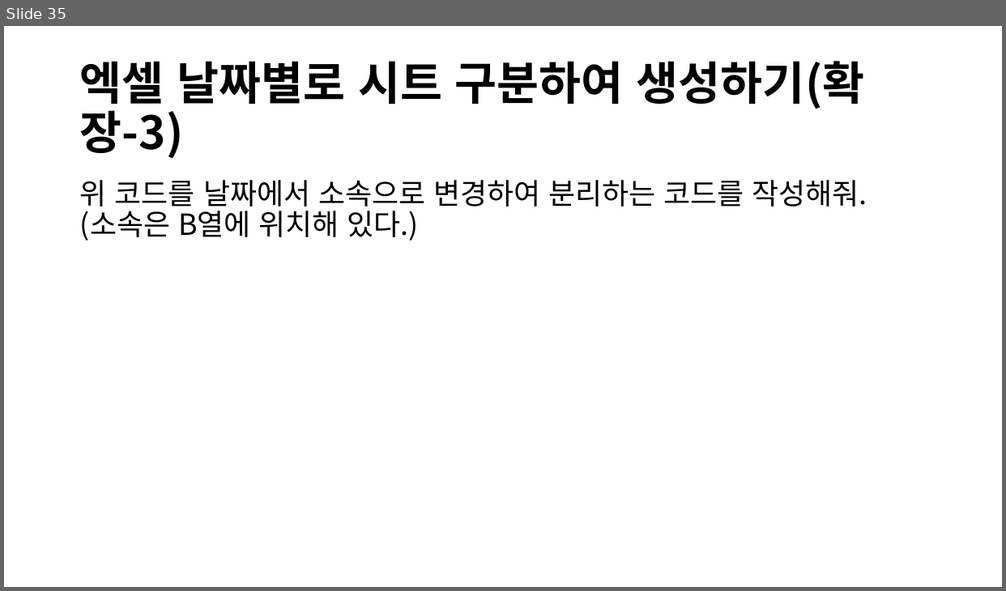
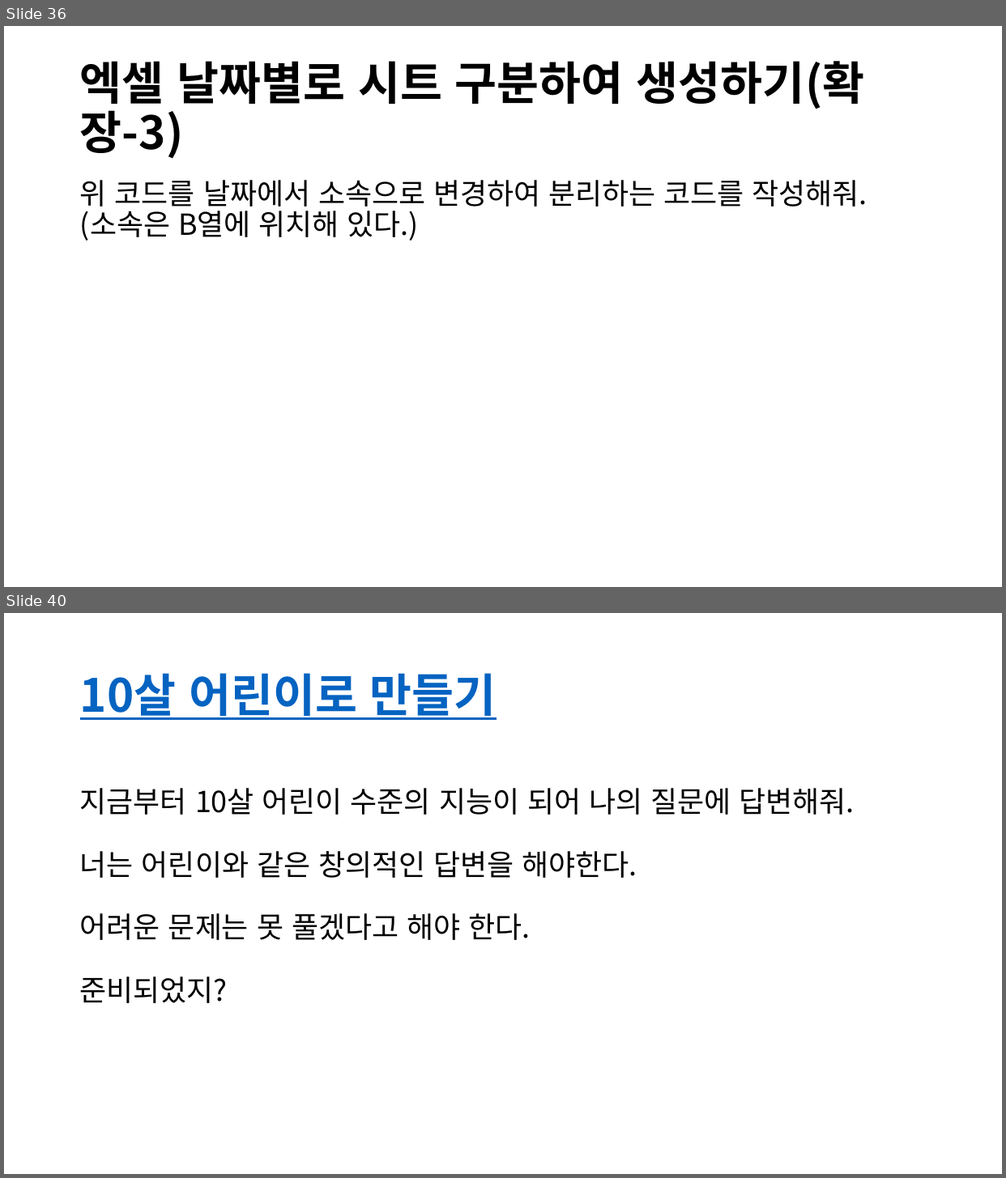
Before and after one commit to lolsaless/Python, a slide deck: 프롬프트 실습.pptx. Shown one above the other, each under a label of ours: slide 35 before the commit, slides 36 and 40 after it; the slides between them are not shown. The pictures are 1006x591 and 1006x1178 pixels, drawn with LibreOffice and Linux fonts; fonts in the diff are those of the drawing. Boxes give left, top, right and bottom in pixels: in the first picture for what was removed or moved away, otherwise in the second. Text is boxed around its words. In the diff, an @@ line names an element or a change of style, - is before the commit and + after.

```diff
--- a/프롬프트 실습.pptx
+++ b/프롬프트 실습.pptx
@@ slide 40 added at (4,613,1002,1174), background #FFFFFF @@
@@ title added at (80,673,496,720), 44 pt, text #0563C1, bold, underline @@
+10살 어린이로 만들기
@@ text added at (80,788,854,1003), 28 pt, text #000000 @@
+지금부터 10살 어린이 수준의 지능이 되어 나의 질문에 답변해줘.
+너는 어린이와 같은 창의적인 답변을 해야한다.
+어려운 문제는 못 풀겠다고 해야 한다.
+준비되었지?
@@ what was slide 35 is now slide 36 @@
```
Also in this commit, not shown: 10 slides changed, 3 other slides added, 8 other files.
